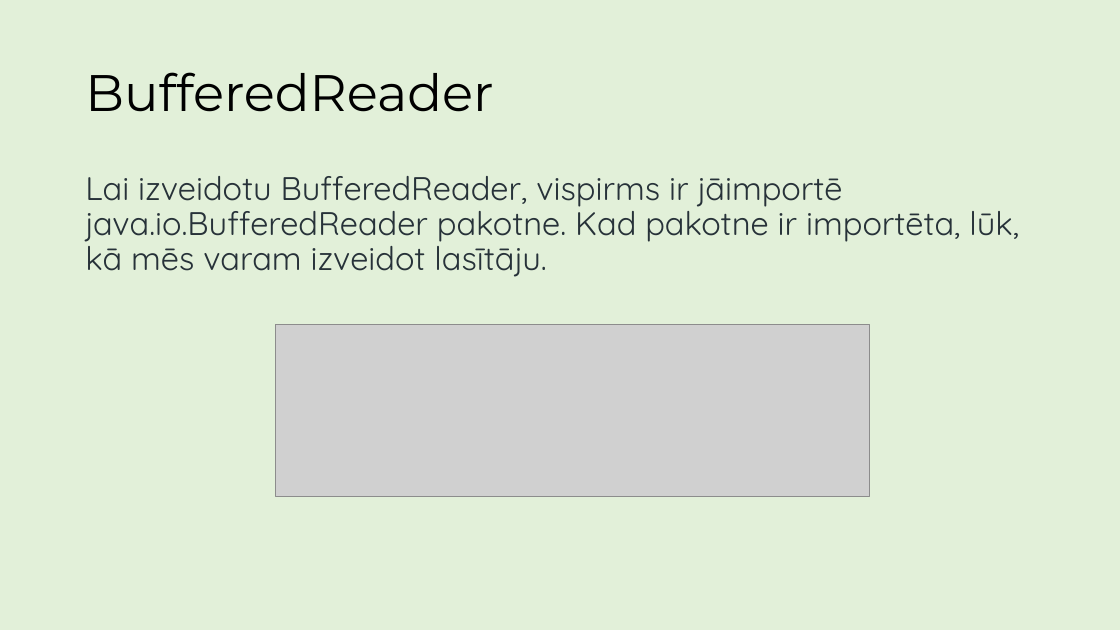
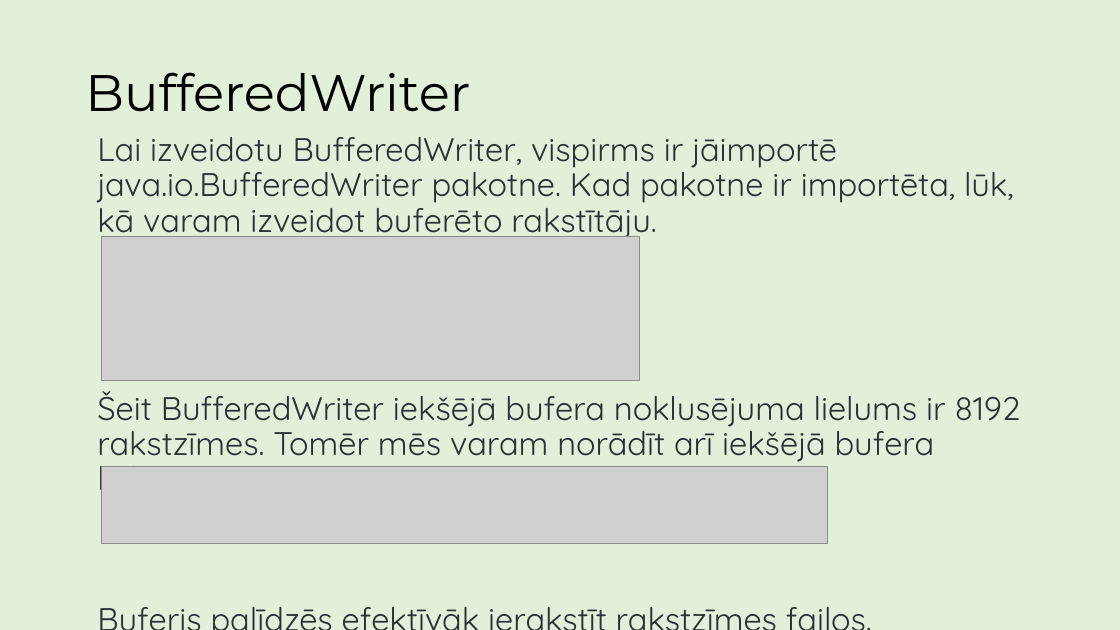
Before and after one commit to ricciss/TekstaDatnes, a slide deck: slide 13 of MacibuMaterials.pptx (slide 17 before the commit). Drawn at 1120x630 pixels with LibreOffice and Linux fonts; fonts in the diff are those of the drawing; grey boxes stand for pictures. Boxes give left, top, right and bottom in pixels: in the first picture for what was removed or moved away, otherwise in the second. Text is boxed around its words. In the diff, an @@ line names an element or a change of style, - is before the commit and + after.

Commit message:
Pievienota informācija par BufferedWriter

```diff
--- a/MacibuMaterials.pptx
+++ b/MacibuMaterials.pptx
@@ title at [85,72,470,112]: text changed @@
-BufferedReader
+BufferedWriter
@@ text at [97,137,1021,500]: text changed @@
-Lai izveidotu BufferedReader, vispirms ir jāimportē java.io.BufferedReader pakotne. Kad pakotne ir importēta, lūk, kā mēs varam izveidot lasītāju.
+Lai izveidotu BufferedWriter, vispirms ir jāimportē java.io.BufferedWriter pakotne. Kad pakotne ir importēta, lūk, kā varam izveidot buferēto rakstītāju.
+Šeit BufferedWriter iekšējā bufera noklusējuma lielums ir 8192 rakstzīmes. Tomēr mēs varam norādīt arī iekšējā bufera lielumu.
+Buferis palīdzēs efektīvāk ierakstīt rakstzīmes failos.
@@ picture added at [102,236,639,381] @@
@@ picture removed at [276,324,870,497] @@
@@ picture added at [102,466,828,544] @@
```
Also in this commit, not shown: 4 slides added.
